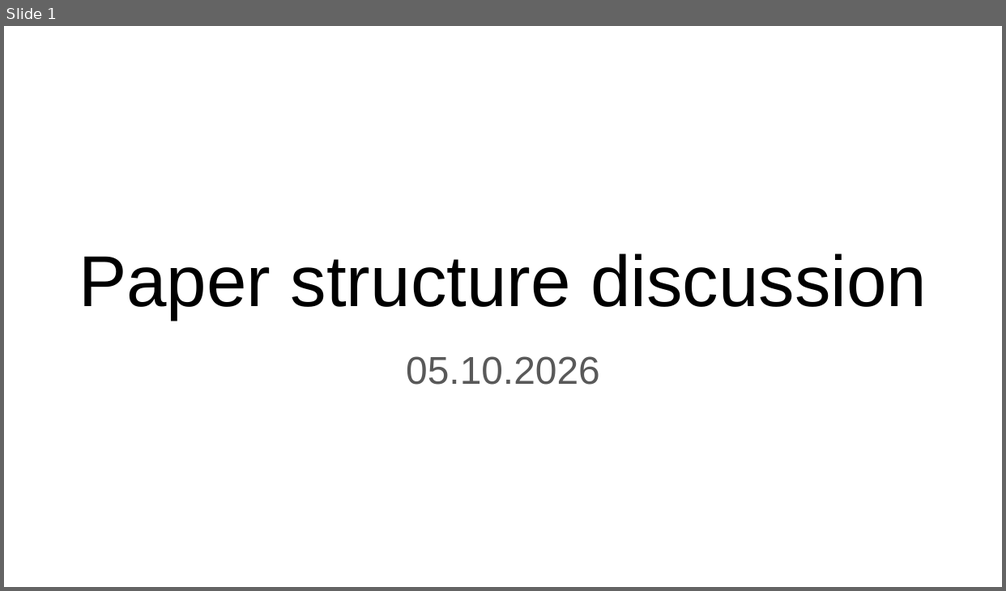
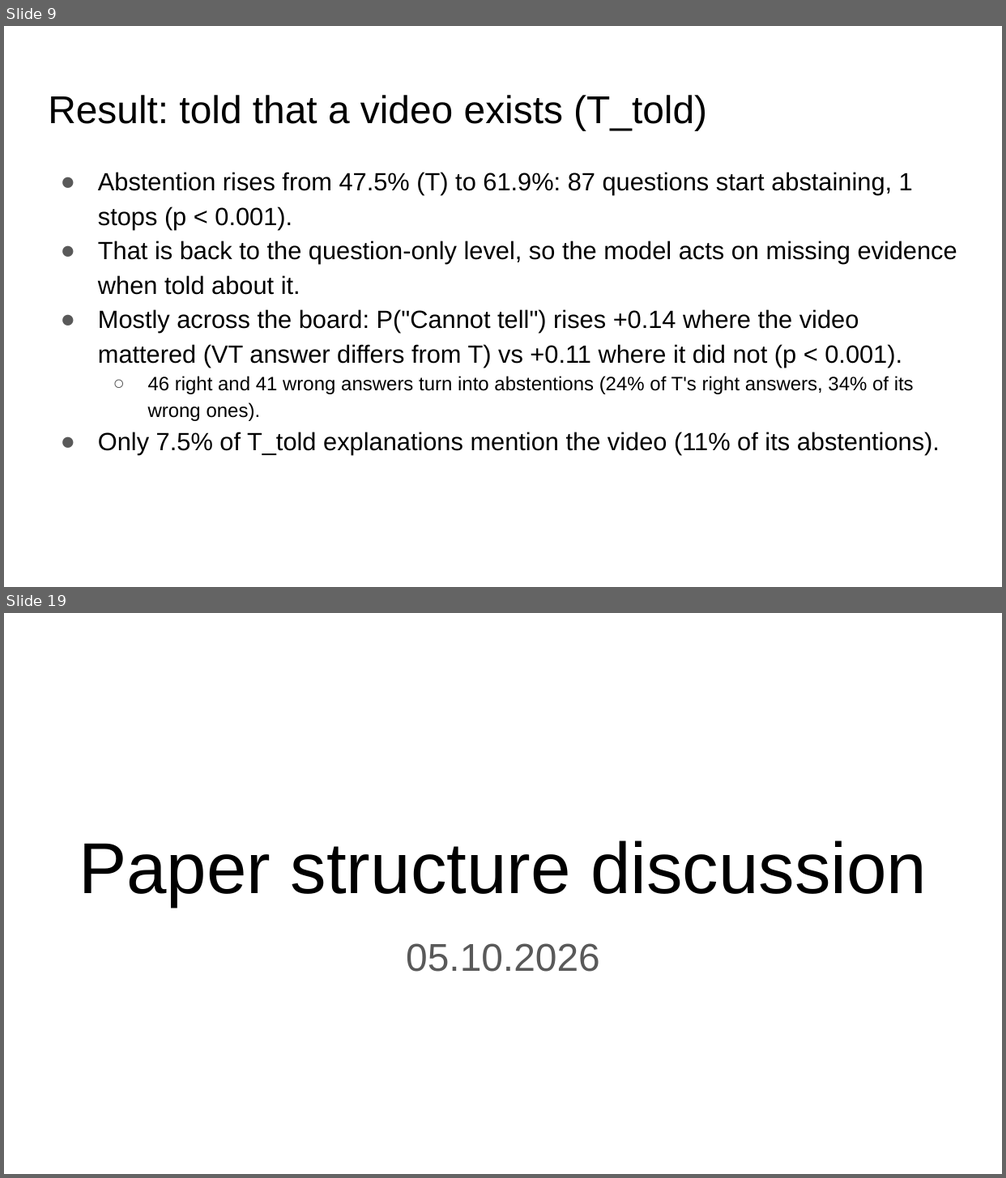
Before and after one commit to seriozh1/ai-alignment-demands-emotions, a slide deck: files/AI Alignemnt Emotions all slides.pptx. Shown one above the other, each under a label of ours: slide 1 before the commit, slides 9 and 19 after it; the slides between them are not shown. The pictures are 1006x591 and 1006x1178 pixels, drawn with LibreOffice and Linux fonts; fonts in the diff are those of the drawing. Boxes give left, top, right and bottom in pixels: in the first picture for what was removed or moved away, otherwise in the second. Text is boxed around its words. In the diff, an @@ line names an element or a change of style, - is before the commit and + after.

```diff
--- a/files/AI Alignemnt Emotions all slides.pptx
+++ b/files/AI Alignemnt Emotions all slides.pptx
@@ slide 9 added at [4, 26, 1002, 587], background #FFFFFF @@
@@ title added at [48, 95, 707, 130], 28 pt, text #000000 @@
+Result: told that a video exists (T_told)
@@ text added at [98, 172, 957, 455], 18 pt, text #000000 @@
+● Abstention rises from 47.5% (T) to 61.9%: 87 questions start abstaining, 1 stops (p < 0.001).
+● That is back to the question-only level, so the model acts on missing evidence when told about it.
+● Mostly across the board: P("Cannot tell") rises +0.14 where the video mattered (VT answer differs from T) vs +0.11 where it did not (p < 0.001).
+  ○ 46 right and 41 wrong answers turn into abstentions (24% of T's right answers, 34% of its wrong ones).
+● Only 7.5% of T_told explanations mention the video (11% of its abstentions).
@@ what was slide 1 is now slide 19 @@
```
Also in this commit, not shown: 17 other slides added, 17 other files.
